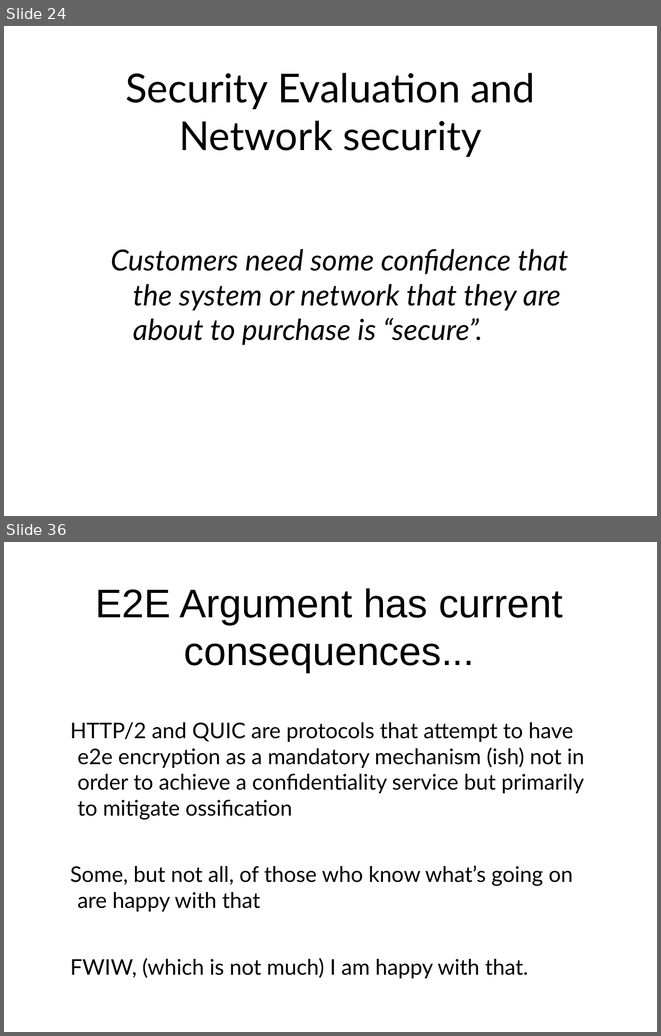
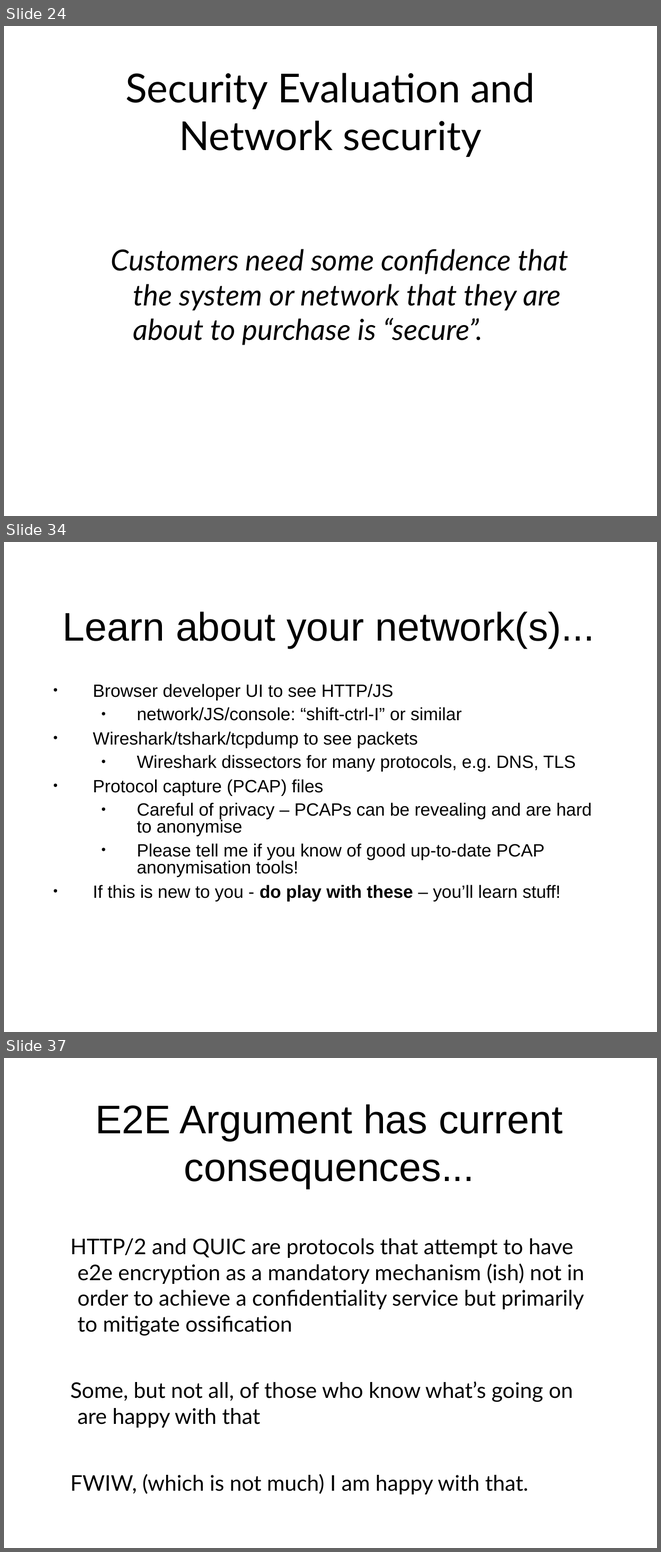
Before and after one commit to sftcd/cs7053, a slide deck: 2016lectures/02-concepts.ppt. Shown one above the other, each under a label of ours: slides 24 and 36 before the commit, slides 24, 34 and 37 after it; the slides between them are not shown. The pictures are 661x1036 and 661x1552 pixels, drawn with LibreOffice and Linux fonts; fonts in the diff are those of the drawing. Boxes give left, top, right and bottom in pixels: in the first picture for what was removed or moved away, otherwise in the second. Text is boxed around its words. In the diff, an @@ line names an element or a change of style, - is before the commit and + after.

Commit message:
added shift-ctrl-I and w/s

```diff
--- a/2016lectures/02-concepts.ppt
+++ b/2016lectures/02-concepts.ppt
@@ slide 34 added at bbox=[4, 542, 657, 1032], background #FFFFFF @@
@@ title added at bbox=[63, 611, 595, 649], 44 pt, text #000000 @@
+Learn about your network(s)...
@@ text added at bbox=[93, 684, 592, 901], 19.6 pt, text #000000 @@
+● Browser developer UI to see HTTP/JS
+  ● network/JS/console: “shift-ctrl-I” or similar
+● Wireshark/tshark/tcpdump to see packets
+  ● Wireshark dissectors for many protocols, e.g. DNS, TLS
+● Protocol capture (PCAP) files
+  ● Careful of privacy – PCAPs can be revealing and are hard to anonymise
+  ● Please tell me if you know of good up-to-date PCAP anonymisation tools!
+● If this is new to you - do play with these – you’ll learn stuff!
@@ what was slide 36 is now slide 37 @@
```
Also in this commit, not shown: 16 slides changed, 1 other slide added, 1 slide removed, 2 other files.
